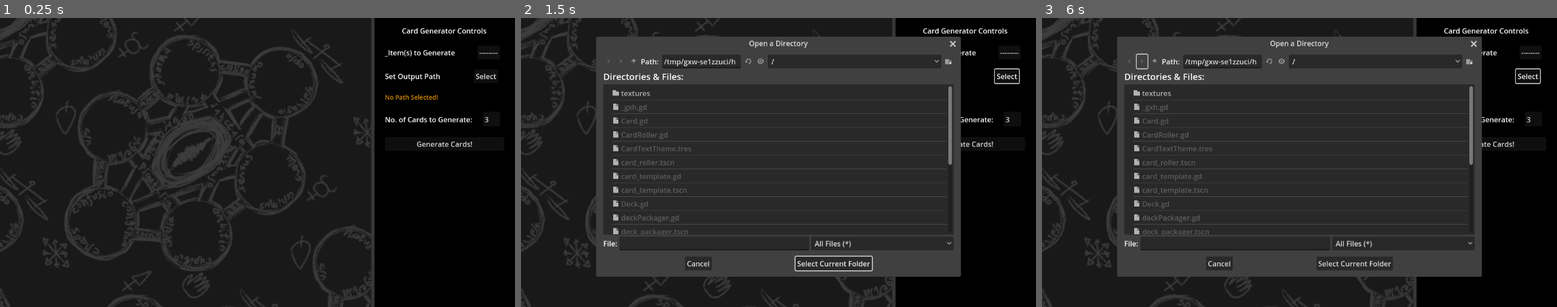
Above: before the commit, frames 1-3 (left to right).
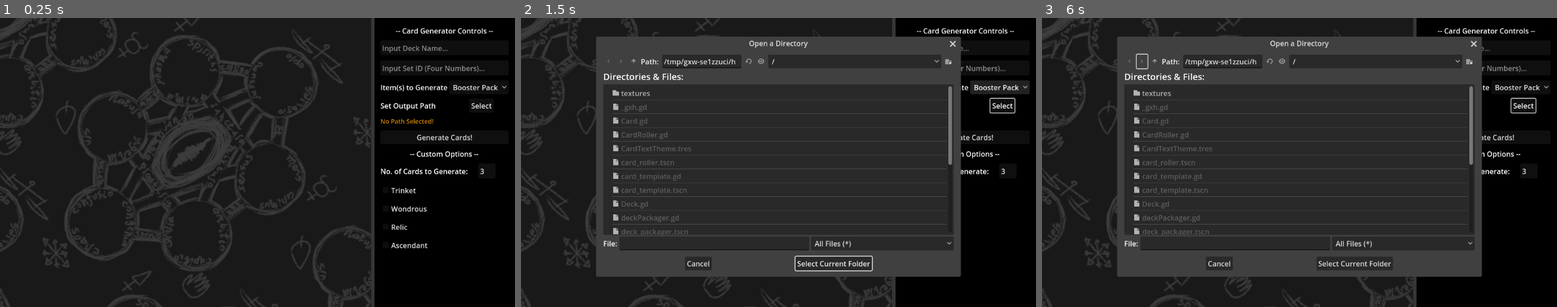
Above: after the commit, the same moments.

Repository: Blue-Kobold/Masters-of-Mana
Game: Godot game, scene res://main_screen.tscn
The game is run twice, just before and just after one commit, with the same random seed, the same clock (stepped at 60 frames per second) and the same inputs.
Inputs (mouse positions are in pixels of both pictures, inside the frame that each line leads up to):
- Up to frame 1 (0.25 s): no input
- Up to frame 2 (1.5 s): click "Select" at 0.5 s; click (999, 87) at 1.25 s, where only the run after the commit has a clickable "Booster Pack"
- Up to frame 3 (6 s): click "Generate Cards!" at 2 s; click (1484, 191) at 2.75 s, where only the run after the commit has a clickable "Trinket"; click (1484, 208) at 3.5 s, where only the run after the commit has a clickable "Wondrous"; click (1484, 226) at 4.25 s, where only the run after the commit has a clickable "Relic"; click (1484, 246) at 5 s, where only the run after the commit has a clickable "Ascendant"; click (1139, 61) at 5.75 s

The runs differ from the first frame. In frame 1, 2.3% of the frame differs, in the area x 73-99%, y 3-80%; in frame 2, 1.4%; in frame 3, 1.0%.

Commit message:
UI Update

Diff:
--- a/CardRoller.gd
+++ b/CardRoller.gd
@@ -300,6 +300,8 @@
 	]
 }
 
+var itemsToGenerateMenuSelection
+var customCardRarity
 
 func _ready():
 	pass
@@ -307,6 +309,7 @@
 func _on_pressed():
 	var textInput = $"../HBoxContainer3/NumberOfCardsToGenerate".get_text()
 	number_of_cards_to_gen = int(textInput)
+
 	generate_card(number_of_cards_to_gen)
 
 func generate_card(cardCount):
--- a/main_screen.tscn
+++ b/main_screen.tscn
@@ -15,7 +15,7 @@
 grow_vertical = 2
 script = ExtResource("1_avh4f")
 
-[node name="ColorRect" type="ColorRect" parent="."]
+[node name="BGRect" type="ColorRect" parent="."]
 layout_mode = 1
 anchors_preset = 15
 anchor_right = 1.0
@@ -24,106 +24,106 @@
 grow_vertical = 2
 color = Color(0.0980392, 0.0980392, 0.0980392, 1)
 
-[node name="Node2D" type="Node2D" parent="."]
+[node name="ChalkPattern" type="Node2D" parent="."]
 position = Vector2(0, -12)
 
-[node name="ChalkAffinitySigil" type="Sprite2D" parent="Node2D"]
+[node name="ChalkAffinitySigil" type="Sprite2D" parent="ChalkPattern"]
 self_modulate = Color(1, 1, 1, 0.160784)
 position = Vector2(420.597, 320.604)
 rotation = 0.908238
 texture = ExtResource("2_86o2s")
 
-[node name="ChalkAffinitySigil2" type="Sprite2D" parent="Node2D"]
+[node name="ChalkAffinitySigil2" type="Sprite2D" parent="ChalkPattern"]
 self_modulate = Color(1, 1, 1, 0.160784)
 position = Vector2(-1.40308, -0.395874)
 rotation = 0.908238
 texture = ExtResource("2_86o2s")
 
-[node name="ChalkAffinitySigil3" type="Sprite2D" parent="Node2D"]
+[node name="ChalkAffinitySigil3" type="Sprite2D" parent="ChalkPattern"]
 self_modulate = Color(1, 1, 1, 0.160784)
 position = Vector2(-238.403, 626.604)
 rotation = 0.908238
 texture = ExtResource("2_86o2s")
 
-[node name="ChalkAffinitySigil4" type="Sprite2D" parent="Node2D"]
+[node name="ChalkAffinitySigil4" type="Sprite2D" parent="ChalkPattern"]
 self_modulate = Color(1, 1, 1, 0.160784)
 position = Vector2(304.597, 902.604)
 rotation = 0.908238
 texture = ExtResource("2_86o2s")
 
-[node name="ChalkAffinitySigil5" type="Sprite2D" parent="Node2D"]
+[node name="ChalkAffinitySigil5" type="Sprite2D" parent="ChalkPattern"]
 self_modulate = Color(1, 1, 1, 0.160784)
 position = Vector2(946, 623)
 rotation = 0.908238
 texture = ExtResource("2_86o2s")
 
-[node name="ChalkAffinitySigil6" type="Sprite2D" parent="Node2D"]
+[node name="ChalkAffinitySigil6" type="Sprite2D" parent="ChalkPattern"]
 self_modulate = Color(1, 1, 1, 0.160784)
 position = Vector2(1116, 50)
 rotation = 0.908238
 texture = ExtResource("2_86o2s")
 
-[node name="ChalkAffinitySigil7" type="Sprite2D" parent="Node2D"]
+[node name="ChalkAffinitySigil7" type="Sprite2D" parent="ChalkPattern"]
 self_modulate = Color(1, 1, 1, 0.160784)
 position = Vector2(665, -310)
 rotation = 0.908238
 texture = ExtResource("2_86o2s")
 
-[node name="ChalkAffinitySigil8" type="Sprite2D" parent="Node2D"]
+[node name="ChalkAffinitySigil8" type="Sprite2D" parent="ChalkPattern"]
 self_modulate = Color(1, 1, 1, 0.160784)
 position = Vector2(1579, 390)
 rotation = 0.908238
 texture = ExtResource("2_86o2s")
 
-[node name="ChalkAffinitySigil9" type="Sprite2D" parent="Node2D"]
+[node name="ChalkAffinitySigil9" type="Sprite2D" parent="ChalkPattern"]
 self_modulate = Color(1, 1, 1, 0.160784)
 position = Vector2(1352, 987)
 rotation = 0.908238
 texture = ExtResource("2_86o2s")
 
-[node name="ChalkAffinitySigil10" type="Sprite2D" parent="Node2D"]
+[node name="ChalkAffinitySigil10" type="Sprite2D" parent="ChalkPattern"]
 self_modulate = Color(1, 1, 1, 0.160784)
 position = Vector2(726, 1252)
 rotation = 0.908238
 texture = ExtResource("2_86o2s")
 
-[node name="ChalkAffinitySigil11" type="Sprite2D" parent="Node2D"]
+[node name="ChalkAffinitySigil11" type="Sprite2D" parent="ChalkPattern"]
 self_modulate = Color(1, 1, 1, 0.160784)
 position = Vector2(106, 1512)
 rotation = 0.908238
 texture = ExtResource("2_86o2s")
 
-[node name="ChalkAffinitySigil12" type="Sprite2D" parent="Node2D"]
+[node name="ChalkAffinitySigil12" type="Sprite2D" parent="ChalkPattern"]
 self_modulate = Color(1, 1, 1, 0.160784)
 position = Vector2(-347, 1213)
 rotation = 0.908238
 texture = ExtResource("2_86o2s")
 
-[node name="ChalkAffinitySigil13" type="Sprite2D" parent="Node2D"]
+[node name="ChalkAffinitySigil13" type="Sprite2D" parent="ChalkPattern"]
 self_modulate = Color(1, 1, 1, 0.160784)
 position = Vector2(1182, 1570)
 rotation = 0.908238
 texture = ExtResource("2_86o2s")
 
-[node name="ChalkAffinitySigil14" type="Sprite2D" parent="Node2D"]
+[node name="ChalkAffinitySigil14" type="Sprite2D" parent="ChalkPattern"]
 self_modulate = Color(1, 1, 1, 0.160784)
 position = Vector2(565, 1830)
 rotation = 0.908238
 texture = ExtResource("2_86o2s")
 
-[node name="ChalkAffinitySigil15" type="Sprite2D" parent="Node2D"]
+[node name="ChalkAffinitySigil15" type="Sprite2D" parent="ChalkPattern"]
 self_modulate = Color(1, 1, 1, 0.160784)
 position = Vector2(1808, 1309)
 rotation = 0.908238
 texture = ExtResource("2_86o2s")
 
-[node name="ChalkAffinitySigil16" type="Sprite2D" parent="Node2D"]
+[node name="ChalkAffinitySigil16" type="Sprite2D" parent="ChalkPattern"]
 self_modulate = Color(1, 1, 1, 0.160784)
 position = Vector2(1981, 719)
 rotation = 0.908238
 texture = ExtResource("2_86o2s")
 
-[node name="ColorRect2" type="ColorRect" parent="."]
+[node name="GrayRect" type="ColorRect" parent="."]
 layout_mode = 1
 anchors_preset = -1
 anchor_left = 0.720486
@@ -134,7 +134,7 @@
 color = Color(0.211765, 0.211765, 0.211765, 1)
 metadata/_edit_use_anchors_ = true
 
-[node name="ColorRect3" type="ColorRect" parent="."]
+[node name="BlackRect" type="ColorRect" parent="."]
 layout_mode = 1
 anchors_preset = -1
 anchor_left = 0.727431
@@ -145,7 +145,7 @@
 color = Color(0, 0, 0, 1)
 metadata/_edit_use_anchors_ = true
 
-[node name="HBoxContainer" type="VBoxContainer" parent="."]
+[node name="MenuContainer" type="VBoxContainer" parent="."]
 layout_mode = 1
 anchors_preset = -1
 anchor_left = 0.747396
@@ -154,47 +154,52 @@
 anchor_bottom = 0.964506
 grow_horizontal = 2
 grow_vertical = 2
-theme_override_constants/separation = 22
+theme_override_constants/separation = 10
 metadata/_edit_use_anchors_ = true
 
-[node name="Label" type="Label" parent="HBoxContainer"]
+[node name="Label" type="Label" parent="MenuContainer"]
 layout_mode = 2
 theme = SubResource("Theme_w3poq")
-text = "Card Generator Controls"
+text = "-- Card Generator Controls --"
 horizontal_alignment = 1
 
-[node name="HBoxContainer" type="HBoxContainer" parent="HBoxContainer"]
-layout_mode = 2
-theme_override_constants/separation = 50
-
-[node name="Label" type="Label" parent="HBoxContainer/HBoxContainer"]
-layout_mode = 2
-text = "_Item(s) to Generate"
-
-[node name="MenuBar" type="MenuBar" parent="HBoxContainer/HBoxContainer"]
-layout_mode = 2
-
-[node name="--------" type="PopupMenu" parent="HBoxContainer/HBoxContainer/MenuBar"]
-size = Vector2i(135, 100)
-item_count = 4
-item_0/text = "Single"
-item_0/id = 3
-item_1/text = "Booster Pack"
-item_1/id = 0
-item_2/text = "Scion"
-item_2/id = 1
-item_3/text = "Random Deck"
-item_3/id = 2
-
-[node name="HBoxContainer2" type="HBoxContainer" parent="HBoxContainer"]
+[node name="DeckName" type="TextEdit" parent="MenuContainer"]
+custom_minimum_size = Vector2(0, 35)
+layout_mode = 2
+placeholder_text = "Input Deck Name..."
+
+[node name="DeckName2" type="TextEdit" parent="MenuContainer"]
+custom_minimum_size = Vector2(0, 35)
+layout_mode = 2
+placeholder_text = "Input Set ID (Four Numbers)..."
+
+[node name="GenerateItemContainer" type="HBoxContainer" parent="MenuContainer"]
+layout_mode = 2
+
+[node name="Label" type="Label" parent="MenuContainer/GenerateItemContainer"]
+layout_mode = 2
+text = "Item(s) to Generate"
+
+[node name="GenerateItemOptions" type="OptionButton" parent="MenuContainer/GenerateItemContainer"]
+layout_mode = 2
+item_count = 3
+selected = 0
+popup/item_0/text = "Booster Pack"
+popup/item_0/id = 0
+popup/item_1/text = "Full Deck"
+popup/item_1/id = 1
+popup/item_2/text = "Custom"
+popup/item_2/id = 3
+
+[node name="OutputPathContainer" type="HBoxContainer" parent="MenuContainer"]
 layout_mode = 2
 theme_override_constants/separation = 75
 
-[node name="Label" type="Label" parent="HBoxContainer/HBoxContainer2"]
+[node name="Label" type="Label" parent="MenuContainer/OutputPathContainer"]
 layout_mode = 2
 text = "Set Output Path"
 
-[node name="FileDialog" type="FileDialog" parent="HBoxContainer/HBoxContainer2"]
+[node name="FileDialog" type="FileDialog" parent="MenuContainer/OutputPathContainer"]
 mode = 2
 title = "Open a Directory"
 initial_position = 1
@@ -203,38 +208,60 @@
 file_mode = 2
 access = 2
 
-[node name="FileDialogButton" type="Button" parent="HBoxContainer/HBoxContainer2"]
+[node name="FileDialogButton" type="Button" parent="MenuContainer/OutputPathContainer"]
 layout_mode = 2
 text = "Select"
 
-[node name="SelectedDir" type="Label" parent="HBoxContainer"]
+[node name="SelectedDir" type="Label" parent="MenuContainer"]
 layout_mode = 2
 theme_override_colors/font_color = Color(0.862745, 0.560784, 0, 1)
 theme_override_font_sizes/font_size = 14
 text = "No Path Selected!"
 text_overrun_behavior = 3
 
-[node name="HBoxContainer3" type="HBoxContainer" parent="HBoxContainer"]
+[node name="Button" type="Button" parent="MenuContainer"]
+layout_mode = 2
+text = "Generate Cards!"
+script = ExtResource("1_svu8i")
+
+[node name="CustomOptions" type="Label" parent="MenuContainer"]
+layout_mode = 2
+theme = SubResource("Theme_w3poq")
+text = "-- Custom Options --"
+horizontal_alignment = 1
+
+[node name="NumberOfCardsContainer" type="HBoxContainer" parent="MenuContainer"]
 layout_mode = 2
 theme_override_constants/separation = 23
 
-[node name="Label2" type="Label" parent="HBoxContainer/HBoxContainer3"]
+[node name="NumberOfCardsLabel" type="Label" parent="MenuContainer/NumberOfCardsContainer"]
 layout_mode = 2
 text = "No. of Cards to Generate:
 "
 
-[node name="NumberOfCardsToGenerate" type="TextEdit" parent="HBoxContainer/HBoxContainer3"]
+[node name="NumberOfCardsToGenerate" type="TextEdit" parent="MenuContainer/NumberOfCardsContainer"]
 custom_minimum_size = Vector2(38.65, 0)
 layout_mode = 2
 text = "3"
 wrap_mode = 1
 scroll_fit_content_height = true
 
-[node name="Button" type="Button" parent="HBoxContainer"]
-layout_mode = 2
-text = "Generate Cards!"
-script = ExtResource("1_svu8i")
-
-[connection signal="dir_selected" from="HBoxContainer/HBoxContainer2/FileDialog" to="." method="_on_file_dialog_dir_selected"]
-[connection signal="pressed" from="HBoxContainer/HBoxContainer2/FileDialogButton" to="." method="_on_file_dialog_button_pressed"]
-[connection signal="pressed" from="HBoxContainer/Button" to="HBoxContainer/Button" method="_on_pressed"]
+[node name="TrinketSelection" type="CheckBox" parent="MenuContainer"]
+layout_mode = 2
+text = "Trinket"
+
+[node name="WondrousSelection" type="CheckBox" parent="MenuContainer"]
+layout_mode = 2
+text = "Wondrous"
+
+[node name="RelicSelection" type="CheckBox" parent="MenuContainer"]
+layout_mode = 2
+text = "Relic"
+
+[node name="AscendantSelection" type="CheckBox" parent="MenuContainer"]
+layout_mode = 2
+text = "Ascendant"
+
+[connection signal="dir_selected" from="MenuContainer/OutputPathContainer/FileDialog" to="." method="_on_file_dialog_dir_selected"]
+[connection signal="pressed" from="MenuContainer/OutputPathContainer/FileDialogButton" to="." method="_on_file_dialog_button_pressed"]
+[connection signal="pressed" from="MenuContainer/Button" to="MenuContainer/Button" method="_on_pressed"]
